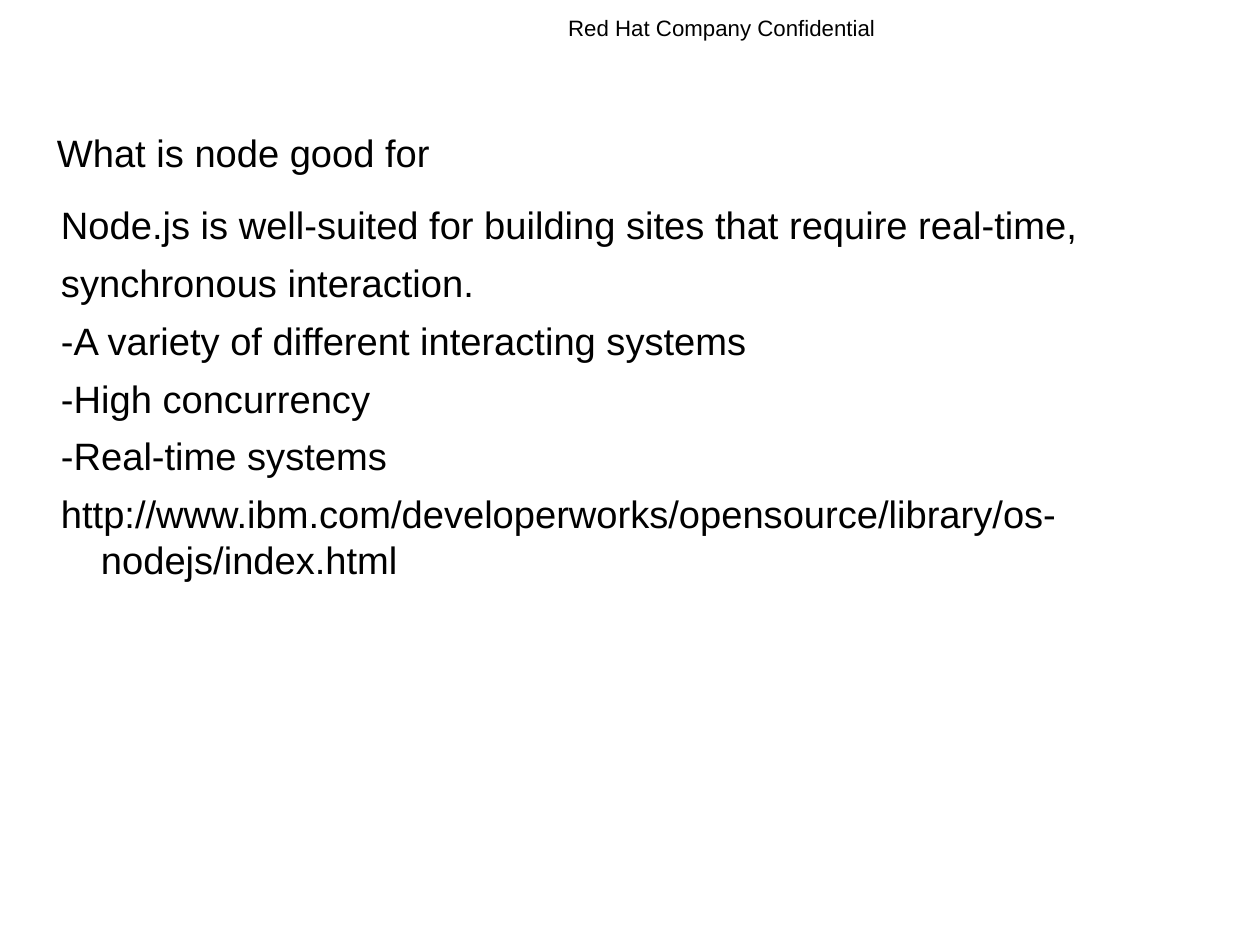
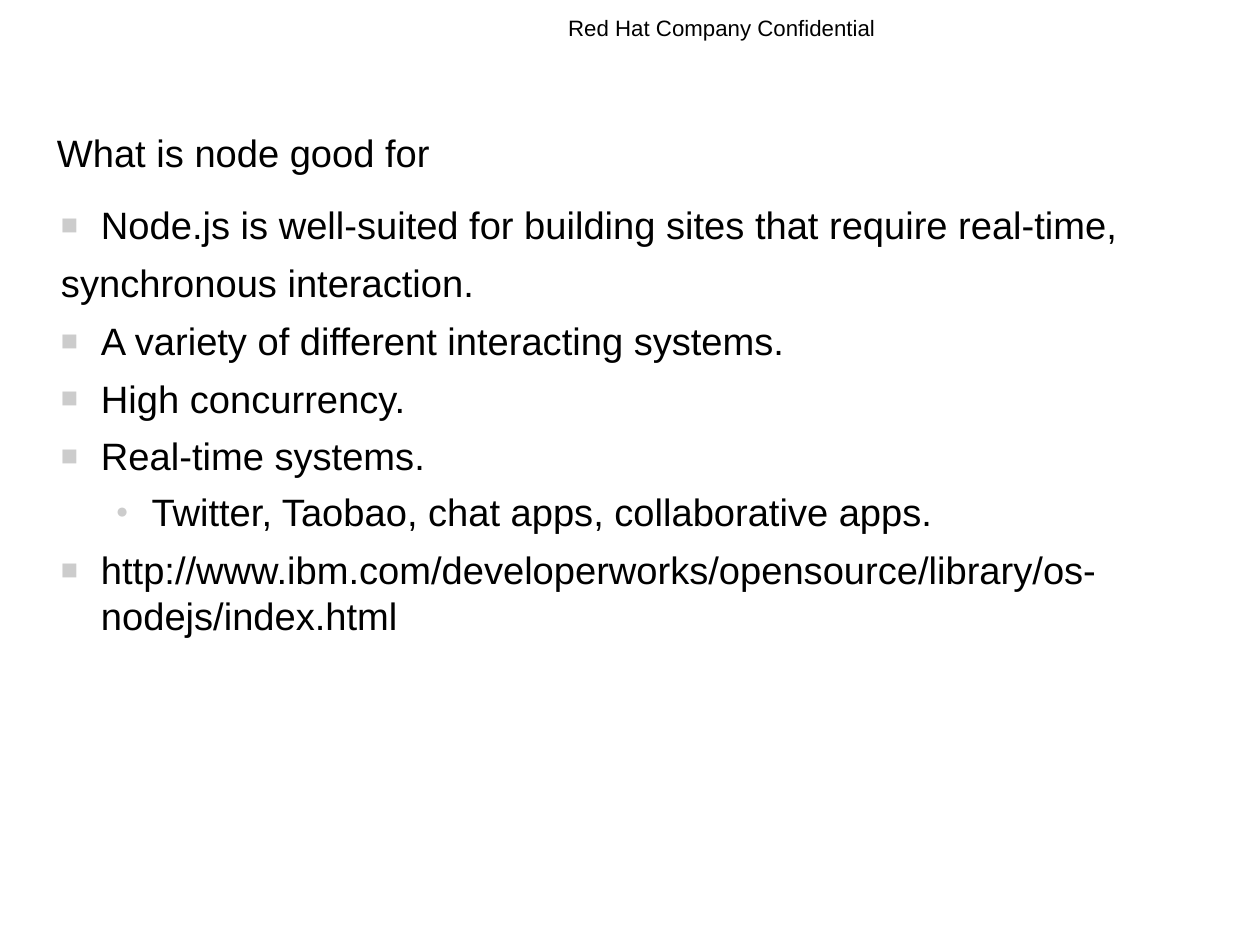
Before and after one commit to rhyw/node-trial, a slide deck: slide 19 of node-introduction.odp (slide 16 before the commit). Drawn at 1260x945 pixels with LibreOffice and Linux fonts; fonts in the diff are those of the drawing; background and template pictures are left out. Boxes give left, top, right and bottom in pixels: in the first picture for what was removed or moved away, otherwise in the second. Text is boxed around its words. In the diff, an @@ line names an element or a change of style, - is before the commit and + after.

```diff
--- a/node-introduction.odp
+++ b/node-introduction.odp
@@ text at <box>101,211,1117,638</box>: bullet none to ■ @@
@@ text at <box>101,327,932,534</box>: text changed @@
--A variety of different interacting systems
--High concurrency
--Real-time systems
+■ A variety of different interacting systems.
+■ High concurrency.
+■ Real-time systems.
+  ● Twitter, Taobao, chat apps, collaborative apps.
```
Also in this commit, not shown: 5 other slides changed, 3 slides added, 2 slides removed.
